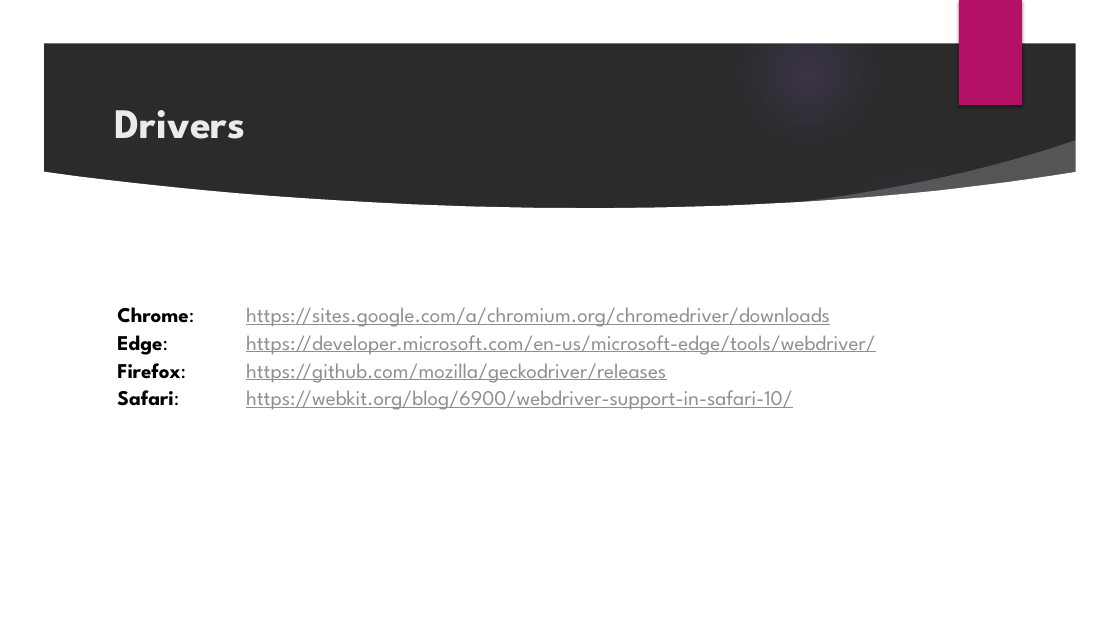
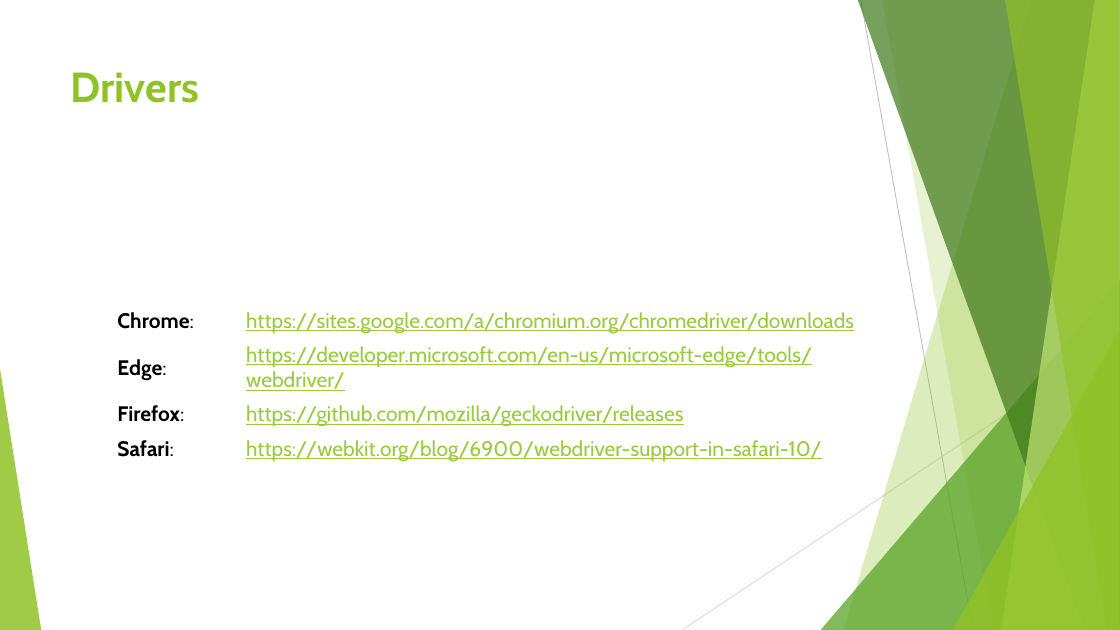
Before and after one commit to flyworker/python-automation-testing, a slide deck: slide 13 of document/Python_selenium.pptx (slide 3 before the commit). Drawn at 1120x630 pixels with LibreOffice and Linux fonts; fonts in the diff are those of the drawing; background and template pictures are left out; a plain dark background stands for a picture behind light text. Boxes give left, top, right and bottom in pixels: in the first picture for what was removed or moved away, otherwise in the second. Text is boxed around its words. In the diff, an @@ line names an element or a change of style, - is before the commit and + after.

```diff
--- a/document/Python_selenium.pptx
+++ b/document/Python_selenium.pptx
@@ background picture (left out) to #FFFFFF @@
@@ group removed at (0,0,1120,630): 5 ellipses, 3 freeform shapes @@
@@ rectangle removed at (959,0,1022,105) @@
@@ title "Drivers": place and size @@
-title "Drivers" at (114,110,245,139)
+title "Drivers" at (71,72,200,103)
@@ title "Drivers" at (71,72,200,103): font League Spartan to Cabin, text colour #EBEBEB to #90C226; vertical alignment middle to top @@
@@ table at (109,304,914,466) @@
@@ font League Spartan to Cabin @@
@@ text colour #8F8F8F to #99CA3C in "https://sites.google.com/a/chromium.org/chromedriver/downloa ...", "https://developer.microsoft.com/en-us/microsoft-edge/tools/w ...", "https://github.com/mozilla/geckodriver/releases", "https://webkit.org/blog/6900/webdriver-support-in-safari-10/" @@
@@ group added at (0,0,1120,630): 5 freeform shapes, 3 triangles, 2 lines @@
```
Also in this commit, not shown: 9 other slides changed, 10 slides added, 2 other files.
